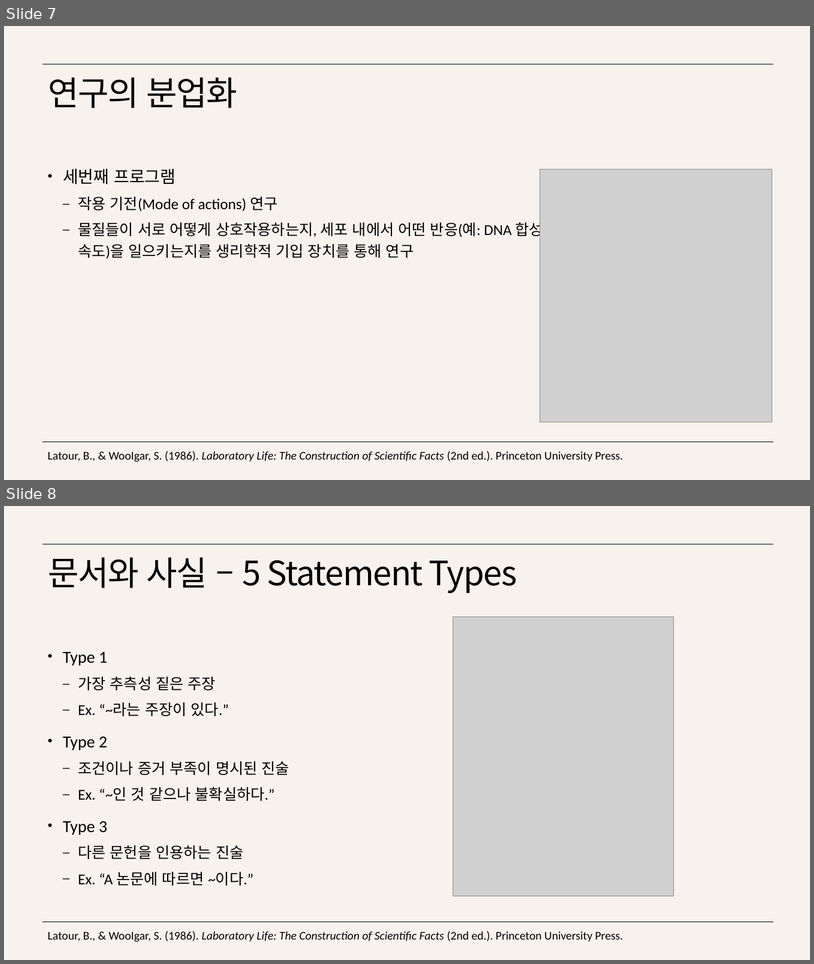
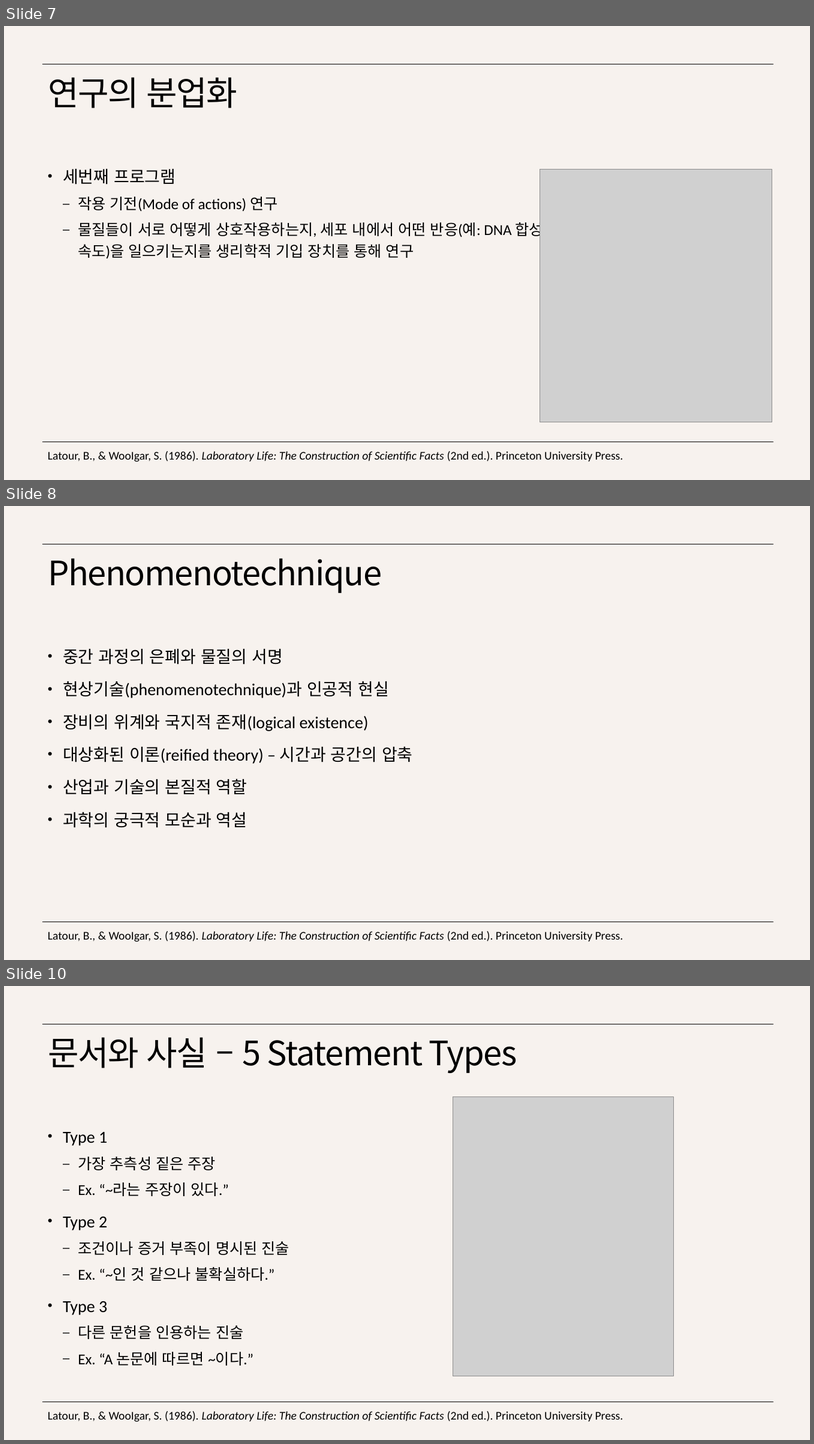
Before and after one commit to SongJongbeen/26-1, a slide deck: sos672/wk11_0514/발제/11주차 발제.pptx. Shown one above the other, each under a label of ours: slides 7 and 8 before the commit, slides 7, 8 and 10 after it; the slides between them are not shown. The pictures are 814x964 and 814x1444 pixels, drawn with LibreOffice and Linux fonts; fonts in the diff are those of the drawing; grey boxes stand for pictures. Boxes give left, top, right and bottom in pixels: in the first picture for what was removed or moved away, otherwise in the second. Text is boxed around its words. In the diff, an @@ line names an element or a change of style, - is before the commit and + after.

```diff
--- a/sos672/wk11_0514/발제/11주차 발제.pptx
+++ b/sos672/wk11_0514/발제/11주차 발제.pptx
@@ slide 8 added at <box>4,506,810,960</box>, background #F7F2EE; not listed: 2 template elements that a slide beside it also shows @@
@@ title added at <box>48,558,382,593</box>, 40 pt, text #000000 @@
+Phenomenotechnique
@@ text added at <box>63,648,413,828</box>, 20 pt, text #000000 @@
+• 중간 과정의 은폐와 물질의 서명
+• 현상기술(phenomenotechnique)과 인공적 현실
+• 장비의 위계와 국지적 존재(logical existence)
+• 대상화된 이론(reified theory) – 시간과 공간의 압축
+• 산업과 기술의 본질적 역할
+• 과학의 궁극적 모순과 역설
@@ text added at <box>48,931,624,942</box>, 14 pt, text #000000 @@
+Latour, B., & WooIgar, S. (1986). Laboratory Life: The Construction of Scientific Facts (2nd ed.). Princeton University Press.
@@ what was slide 8 is now slide 10 @@
```
Also in this commit, not shown: 2 slides changed, 2 other slides added, 3 other files.
